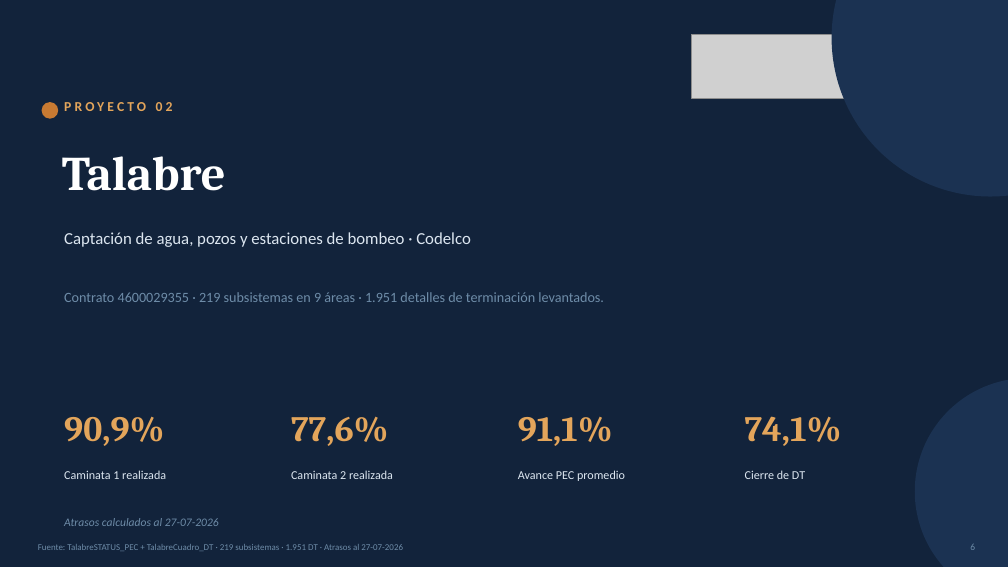
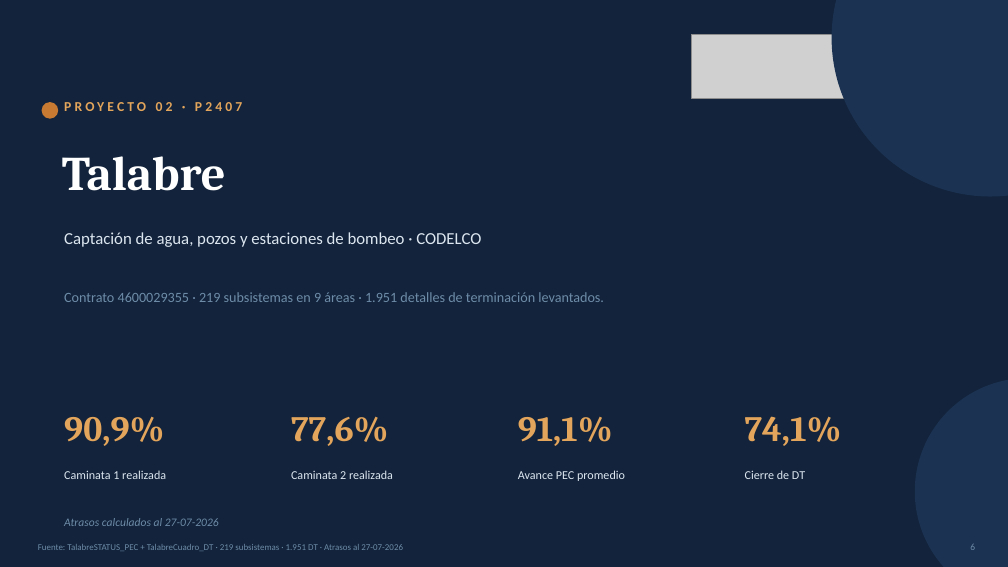
Before and after one commit to tdkvalex/Dashboard-HSEQ, a slide deck: slide 6 of panel_control_TOP_P1/Panel_Control_TOP_P1.pptx. Drawn at 1008x567 pixels with LibreOffice and Linux fonts; fonts in the diff are those of the drawing; grey boxes stand for pictures. Boxes give left, top, right and bottom in pixels: in the first picture for what was removed or moved away, otherwise in the second. Text is boxed around its words. In the diff, an @@ line names an element or a change of style, - is before the commit and + after.

```diff
--- a/panel_control_TOP_P1/Panel_Control_TOP_P1.pptx
+++ b/panel_control_TOP_P1/Panel_Control_TOP_P1.pptx
@@ text at <box>64,102,242,111</box>: text changed @@
-PROYECTO 02
+PROYECTO 02 · P2407
@@ text at <box>64,232,481,247</box>: text changed @@
-Captación de agua, pozos y estaciones de bombeo · Codelco
+Captación de agua, pozos y estaciones de bombeo · CODELCO
```
Also in this commit, not shown: 2 other slides changed, 18 other files.
